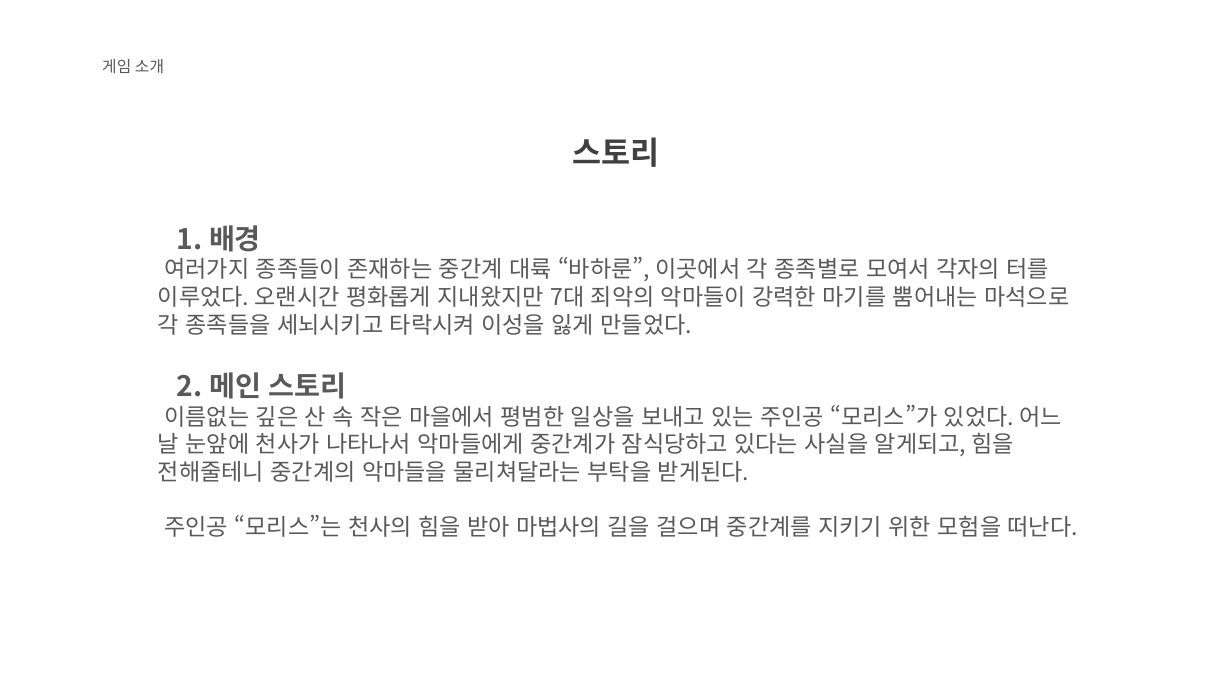
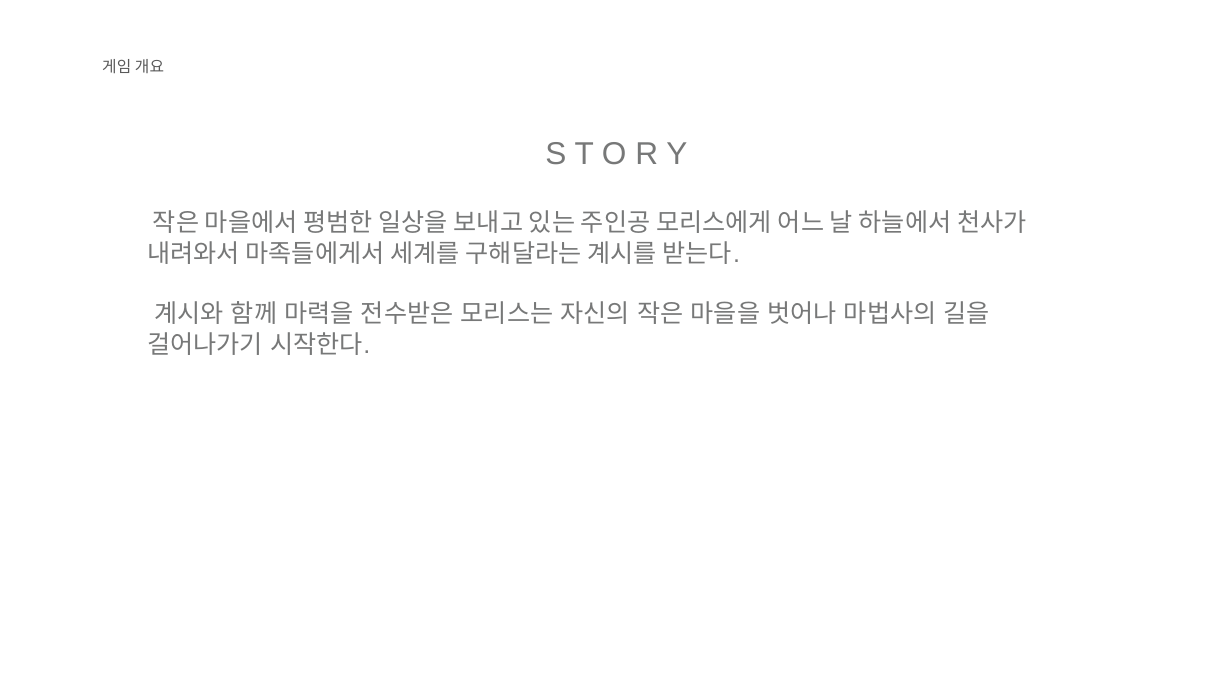
Before and after one commit to KJGoody/Daemonis, a slide deck: slide 4 of Deamonis(데모니스) 기획서/Daemonis PPT.pptx (slide 5 before the commit). Drawn at 1232x693 pixels with LibreOffice and Linux fonts; fonts in the diff are those of the drawing; background and template pictures are left out. Boxes give left, top, right and bottom in pixels: in the first picture for what was removed or moved away, otherwise in the second. Text is boxed around its words. In the diff, an @@ line names an element or a change of style, - is before the commit and + after.

```diff
--- a/Deamonis(데모니스) 기획서/Daemonis PPT.pptx
+++ b/Deamonis(데모니스) 기획서/Daemonis PPT.pptx
@@ text at (x1=102, y1=59, x2=164, y2=73): text changed @@
-게임 소개
+게임 개요
@@ text at (x1=545, y1=142, x2=687, y2=164): text changed; text colour #404040 to #777878; bold off @@
-스토리
+S T O R Y
@@ text at (x1=147, y1=210, x2=1027, y2=355): text changed; size 18 to 19.6 pt; font Noto Sans CJK KR to Arial; text colour #595959 to #777878 @@
-1. 배경
-여러가지 종족들이 존재하는 중간계 대륙 “바하룬”, 이곳에서 각 종족별로 모여서 각자의 터를 이루었다. 오랜시간 평화롭게 지내왔지만 7대 죄악의 악마들이 강력한 마기를 뿜어내는 마석으로 각 종족들을 세뇌시키고 타락시켜 이성을 잃게 만들었다.
-2. 메인 스토리
-이름없는 깊은 산 속 작은 마을에서 평범한 일상을 보내고 있는 주인공 “모리스”가 있었다. 어느 날 눈앞에 천사가 나타나서 악마들에게 중간계가 잠식당하고 있다는 사실을 알게되고, 힘을 전해줄테니 중간계의 악마들을 물리쳐달라는 부탁을 받게된다.
-주인공 “모리스”는 천사의 힘을 받아 마법사의 길을 걸으며 중간계를 지키기 위한 모험을 떠난다.
+작은 마을에서 평범한 일상을 보내고 있는 주인공 모리스에게 어느 날 하늘에서 천사가 내려와서 마족들에게서 세계를 구해달라는 계시를 받는다.
+계시와 함께 마력을 전수받은 모리스는 자신의 작은 마을을 벗어나 마법사의 길을 걸어나가기 시작한다.
```
Also in this commit, not shown: 3 other slides changed, 11 slides added, 15 slides removed, 1 other file.
